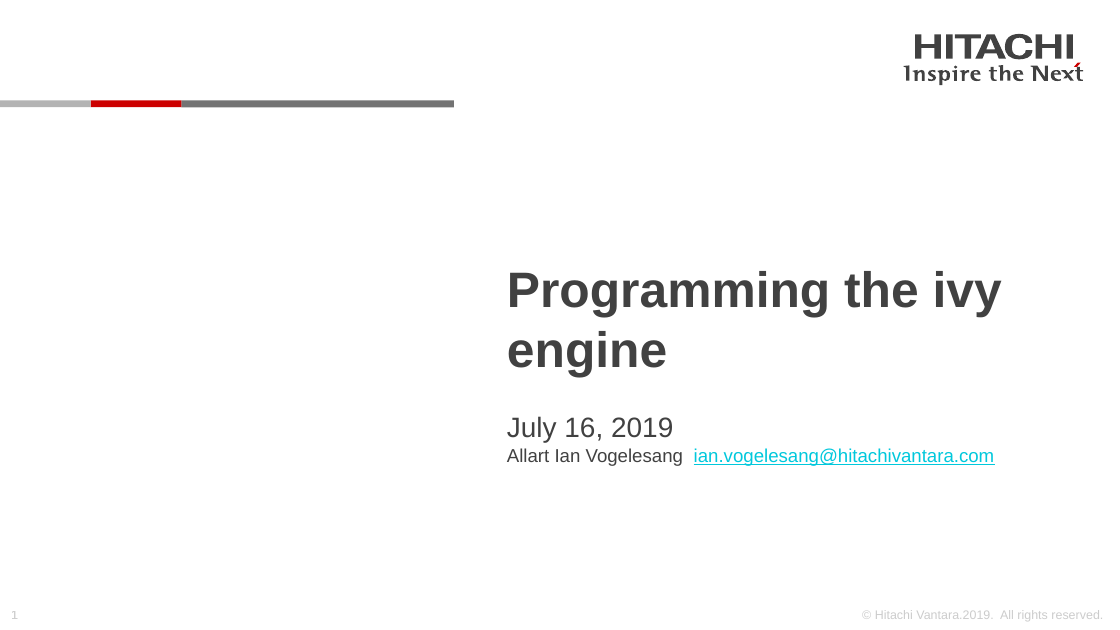
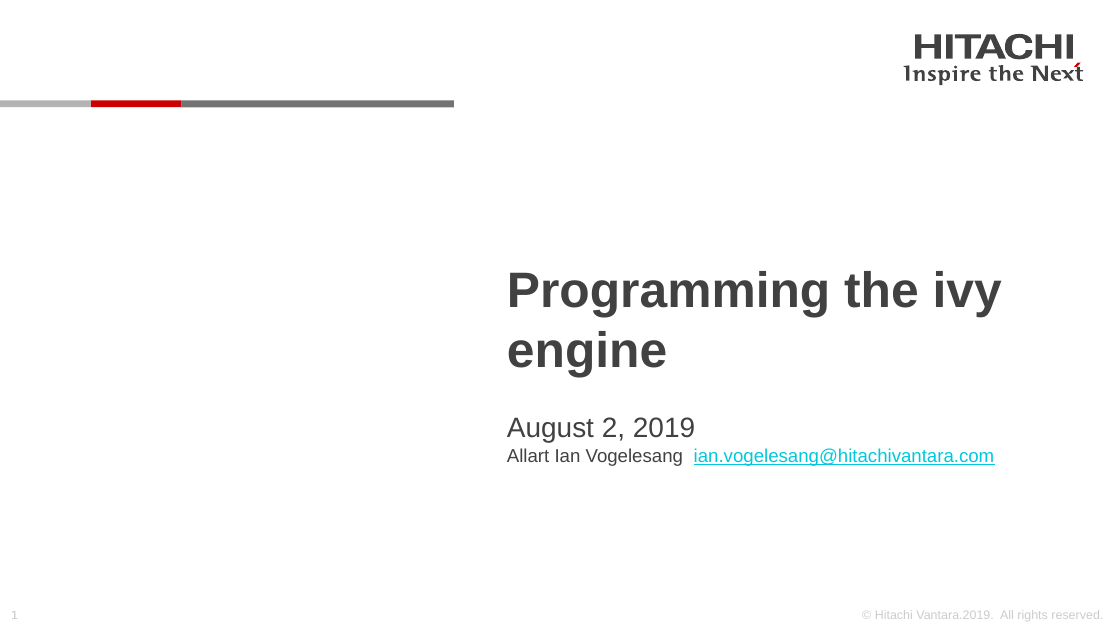
Before and after one commit to Hitachi-Data-Systems/ivy, a slide deck: slide 1 of doc/Programming the ivy engine.pptx. Drawn at 1120x630 pixels with LibreOffice and Linux fonts; fonts in the diff are those of the drawing; background and template pictures are left out. Boxes give left, top, right and bottom in pixels: in the first picture for what was removed or moved away, otherwise in the second. Text is boxed around its words. In the diff, an @@ line names an element or a change of style, - is before the commit and + after.

```diff
--- a/doc/Programming the ivy engine.pptx
+++ b/doc/Programming the ivy engine.pptx
@@ subtitle at bbox=[507, 417, 695, 442]: text changed @@
-July 16, 2019
+August 2, 2019
```
Also in this commit, not shown: 1 other slide changed, 1 slide added, 7 other files.
